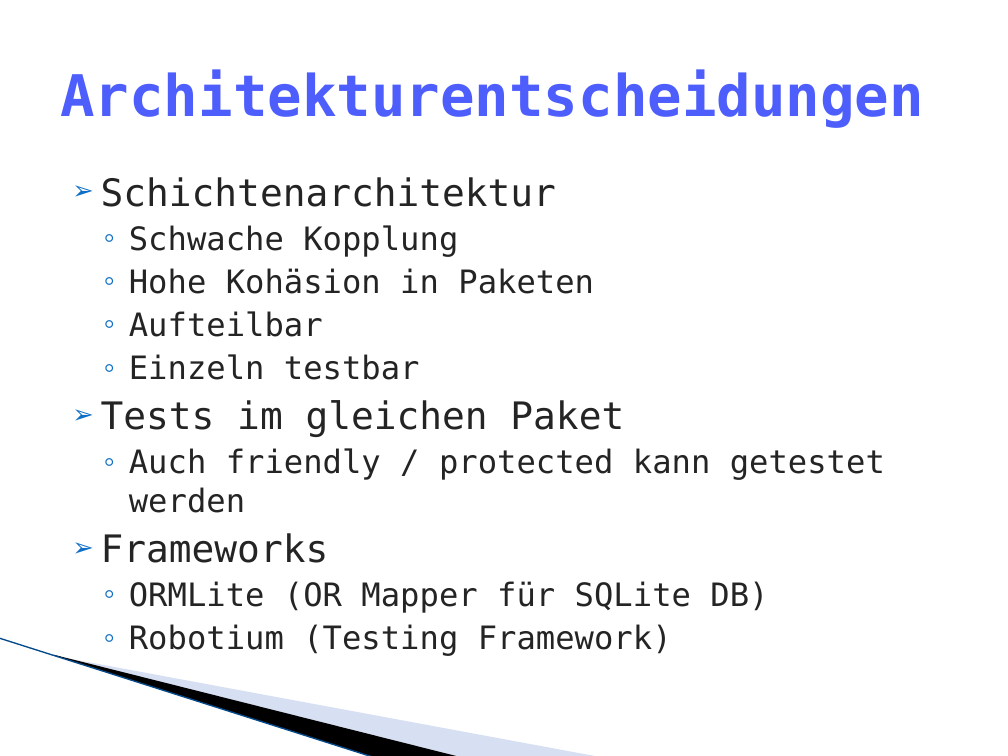
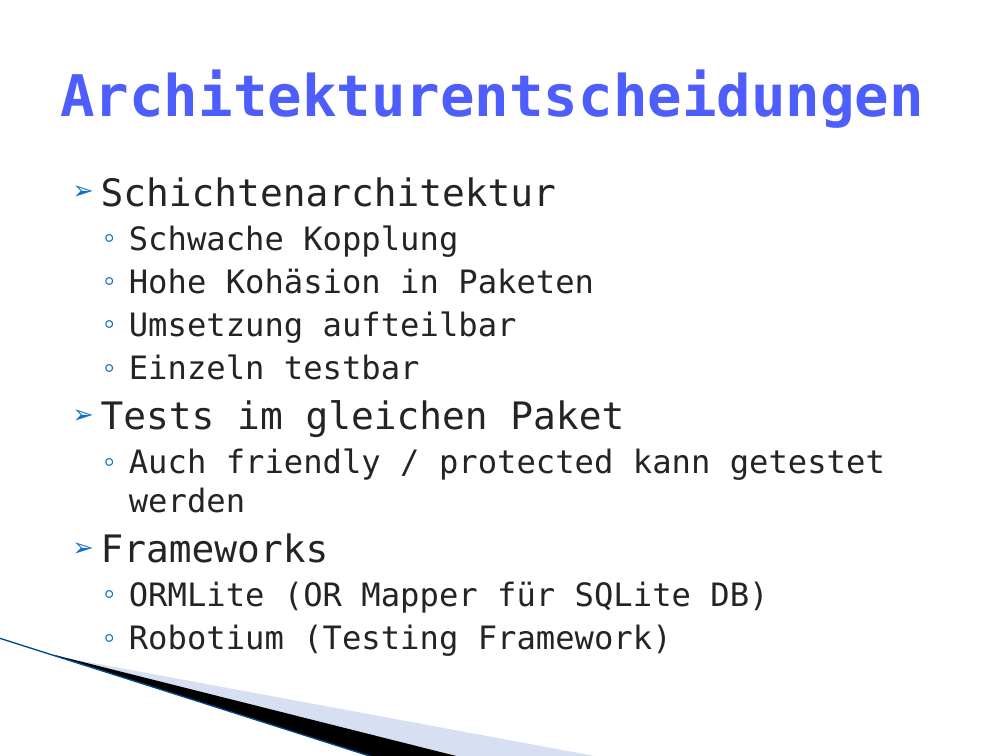
Before and after one commit to lukaselmer/hsr-mrt-software-engineering-2-project, a slide deck: slide 14 of doc/05_Design/praesentation.pptx. Drawn at 1008x756 pixels with LibreOffice and Linux fonts; fonts in the diff are those of the drawing; background and template pictures are left out. Boxes give left, top, right and bottom in pixels: in the first picture for what was removed or moved away, otherwise in the second. Text is boxed around its words. In the diff, an @@ line names an element or a change of style, - is before the commit and + after.

```diff
--- a/doc/05_Design/praesentation.pptx
+++ b/doc/05_Design/praesentation.pptx
@@ text at (129, 311, 517, 343): text changed @@
-  ◦ Aufteilbar
+  ◦ Umsetzung aufteilbar
```
Also in this commit, not shown: 3 other slides changed, 1 slide added, 1 slide removed.
